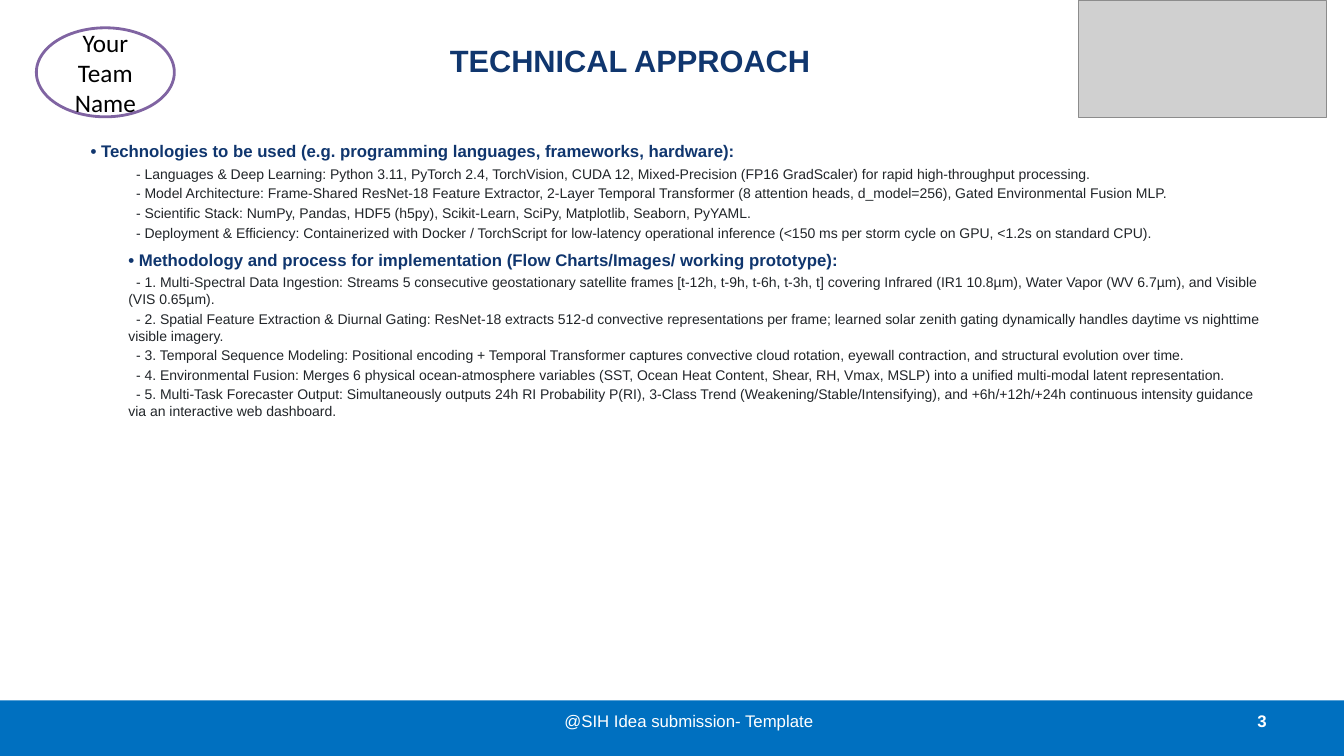
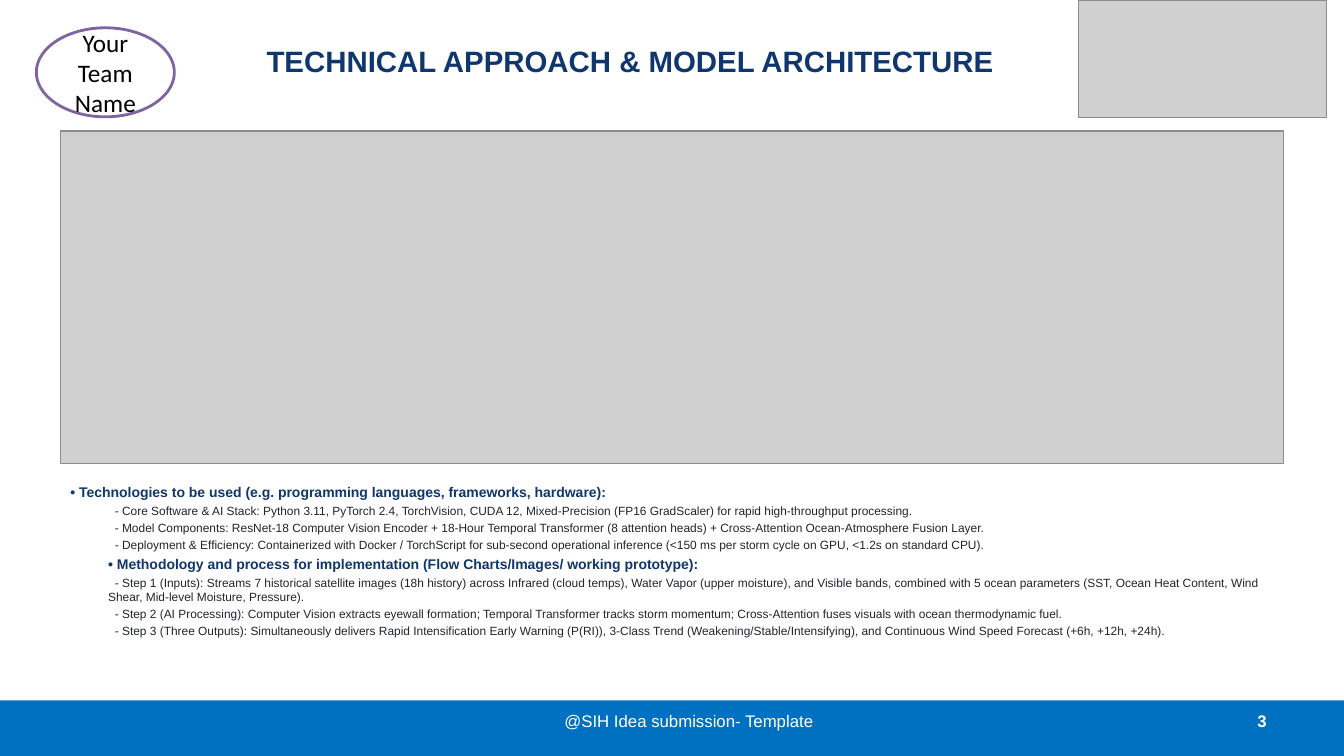
Before and after one commit to theDivinePenguin/cycml, a slide deck: slide 3 of SIH2026-IDEA-Presentation-Format.pptx. Drawn at 1344x756 pixels with LibreOffice and Linux fonts; fonts in the diff are those of the drawing; grey boxes stand for pictures. Boxes give left, top, right and bottom in pixels: in the first picture for what was removed or moved away, otherwise in the second. Text is boxed around its words. In the diff, an @@ line names an element or a change of style, - is before the commit and + after.

```diff
--- a/SIH2026-IDEA-Presentation-Format.pptx
+++ b/SIH2026-IDEA-Presentation-Format.pptx
@@ title at (x1=267, y1=51, x2=993, y2=73): text changed; size 22 to 21 pt @@
-TECHNICAL APPROACH
+TECHNICAL APPROACH & MODEL ARCHITECTURE
@@ picture added at (x1=60, y1=131, x2=1284, y2=464) @@
@@ text "• Technologies to be used ..." moved from (x1=101, y1=145, x2=1259, y2=416) to (x1=79, y1=487, x2=1258, y2=638) @@
@@ text at (x1=79, y1=487, x2=699, y2=572): size 12 to 10 pt in "• Technologies to be used (e.g. programming ...", "• Methodology and process for implementation (Flow ..."; less space between paragraphs @@
@@ text at (x1=122, y1=506, x2=983, y2=552): text changed; size 10 to 8.5 pt @@
-- Languages & Deep Learning: Python 3.11, PyTorch 2.4, TorchVision, CUDA 12, Mixed-Precision (FP16 GradScaler) for rapid high-throughput processing.
-- Model Architecture: Frame-Shared ResNet-18 Feature Extractor, 2-Layer Temporal Transformer (8 attention heads, d_model=256), Gated Environmental Fusion MLP.
-- Scientific Stack: NumPy, Pandas, HDF5 (h5py), Scikit-Learn, SciPy, Matplotlib, Seaborn, PyYAML.
-- Deployment & Efficiency: Containerized with Docker / TorchScript for low-latency operational inference (<150 ms per storm cycle on GPU, <1.2s on standard CPU).
+- Core Software & AI Stack: Python 3.11, PyTorch 2.4, TorchVision, CUDA 12, Mixed-Precision (FP16 GradScaler) for rapid high-throughput processing.
+- Model Components: ResNet-18 Computer Vision Encoder + 18-Hour Temporal Transformer (8 attention heads) + Cross-Attention Ocean-Atmosphere Fusion Layer.
+- Deployment & Efficiency: Containerized with Docker / TorchScript for sub-second operational inference (<150 ms per storm cycle on GPU, <1.2s on standard CPU).
@@ text at (x1=108, y1=578, x2=1258, y2=638): text changed; size 10 to 8.5 pt @@
-- 1. Multi-Spectral Data Ingestion: Streams 5 consecutive geostationary satellite frames [t-12h, t-9h, t-6h, t-3h, t] covering Infrared (IR1 10.8µm), Water Vapor (WV 6.7µm), and Visible (VIS 0.65µm).
-- 2. Spatial Feature Extraction & Diurnal Gating: ResNet-18 extracts 512-d convective representations per frame; learned solar zenith gating dynamically handles daytime vs nighttime visible imagery.
-- 3. Temporal Sequence Modeling: Positional encoding + Temporal Transformer captures convective cloud rotation, eyewall contraction, and structural evolution over time.
-- 4. Environmental Fusion: Merges 6 physical ocean-atmosphere variables (SST, Ocean Heat Content, Shear, RH, Vmax, MSLP) into a unified multi-modal latent representation.
-- 5. Multi-Task Forecaster Output: Simultaneously outputs 24h RI Probability P(RI), 3-Class Trend (Weakening/Stable/Intensifying), and +6h/+12h/+24h continuous intensity guidance via an interactive web dashboard.
+- Step 1 (Inputs): Streams 7 historical satellite images (18h history) across Infrared (cloud temps), Water Vapor (upper moisture), and Visible bands, combined with 5 ocean parameters (SST, Ocean Heat Content, Wind Shear, Mid-level Moisture, Pressure).
+- Step 2 (AI Processing): Computer Vision extracts eyewall formation; Temporal Transformer tracks storm momentum; Cross-Attention fuses visuals with ocean thermodynamic fuel.
+- Step 3 (Three Outputs): Simultaneously delivers Rapid Intensification Early Warning (P(RI)), 3-Class Trend (Weakening/Stable/Intensifying), and Continuous Wind Speed Forecast (+6h, +12h, +24h).
```
Also in this commit, not shown: 5 other slides changed, 1 slide removed, 8 other files.
